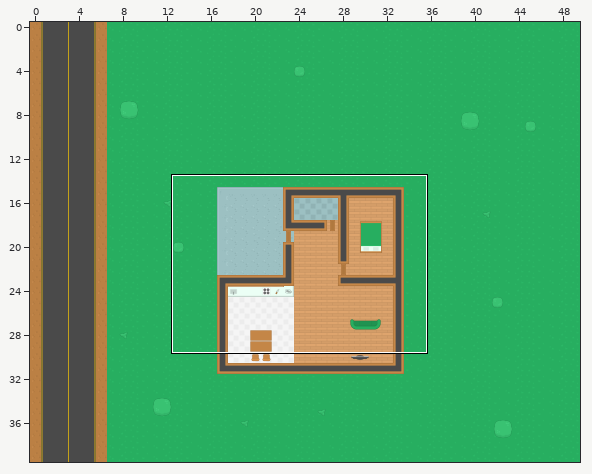
Tiled map: maps/1.tmx. Above, an overview of the earlier version with the close-up marked.
Close-up. Before the commit:
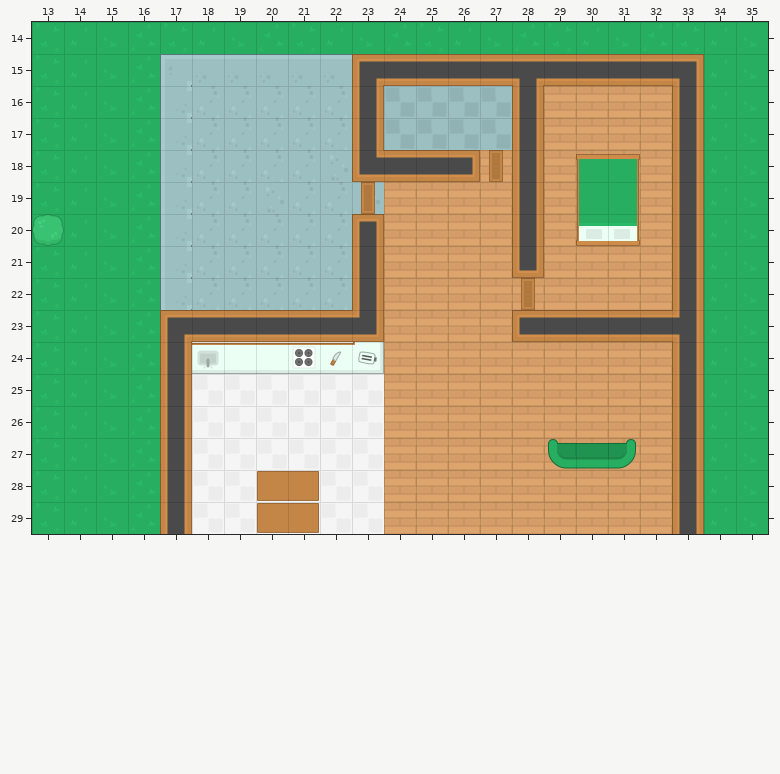
Cells are 128x128 px. Shown: x 13..35, y 14..29.
The same view after the edit:
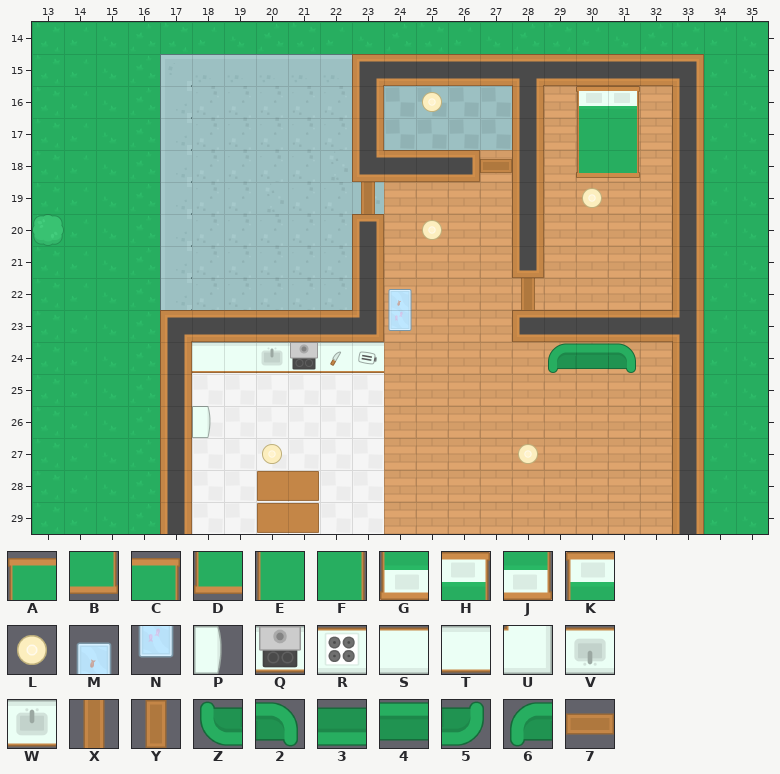
Key: from "main": A 48, B 48 turned 180, C 49, D 49 turned 180, E 75, F 76, G 102, H 102 turned 180, J 103, K 103 turned 180, L 131, M 158 turned 90, N 159 turned 90, P 269 turned 90, Q 295 turned 180, R 296, S 320, T 320 turned 180, U 321, V 322, W 322 turned 180, X 440, Y 441, Z 446, 2 446 turned 180, 3 447, 4 447 turned 180, 5 448, 6 448 turned 180, 7 468.
_ is an empty cell.
Tiles of an added or newly shown layer are drawn over the layers below it.
Diff:
Layer "doors":
Tile Y becomes tile 7 in row 18 at x 27.
Tile Y becomes tile X in row 19 at x 23; in row 22 at x 28.
Layer "objects":
The author put tile 2 in row 24 at x 31.
The author put tile 4 in row 24 at x 30.
The author put tile 6 in row 24 at x 29.
Tile C becomes tile B in row 18 at x 31.
Tile A becomes tile D in row 18 at x 30.
The author put tile E in row 17 at x 30.
The author put tile F in row 17 at x 31.
The author put tile H in row 16 at x 31.
The author put tile K in row 16 at x 30.
The author put tile M in row 22 at x 24.
The author put tile N in row 23 at x 24.
The author put tile P in row 26 at x 18.
Tile R becomes tile Q in row 24 at x 21.
Tile S becomes tile T in row 24 at x 19 and 22.
Tile U becomes tile T in row 24 at x 23.
Tile V becomes tile T in row 24 at x 18.
Tile S becomes tile W in row 24 at x 20.
The author cleared tile 3 in row 27 at x 30.
The author cleared tile 5 in row 27 at x 31.
The author cleared tile E in row 19 at x 30.
The author cleared tile F in row 19 at x 31.
The author cleared tile G in row 20 at x 30.
The author cleared tile J in row 20 at x 31.
The author cleared tile Z in row 27 at x 29.
Layer "light" (added):
The author put tile L in row 16 at x 25; in row 19 at x 30; in row 20 at x 25; in row 27 at x 20 and 28.
